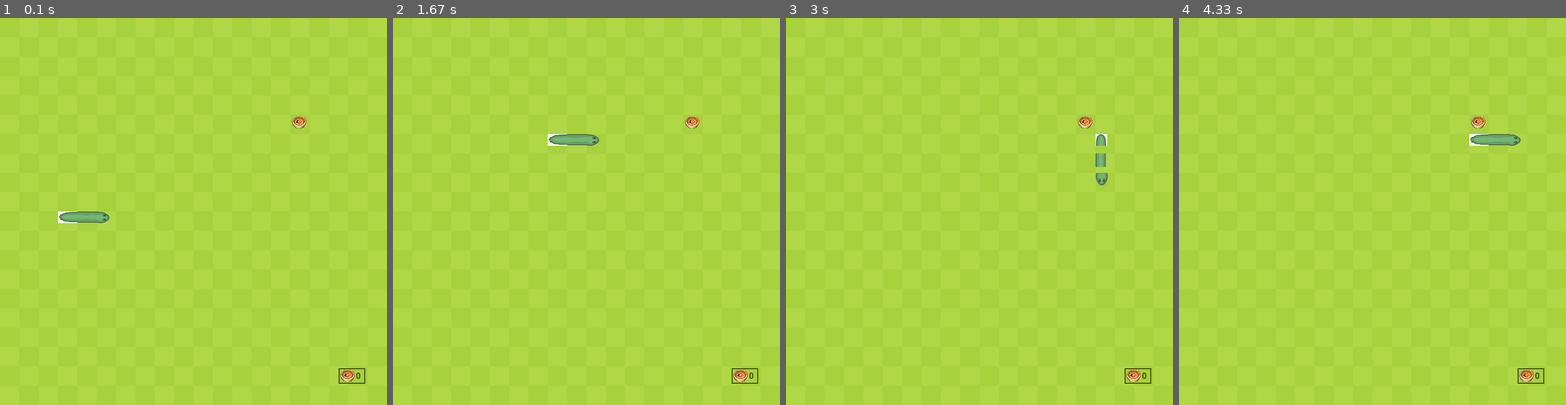
Above: before the commit, frames 1-4 (left to right).
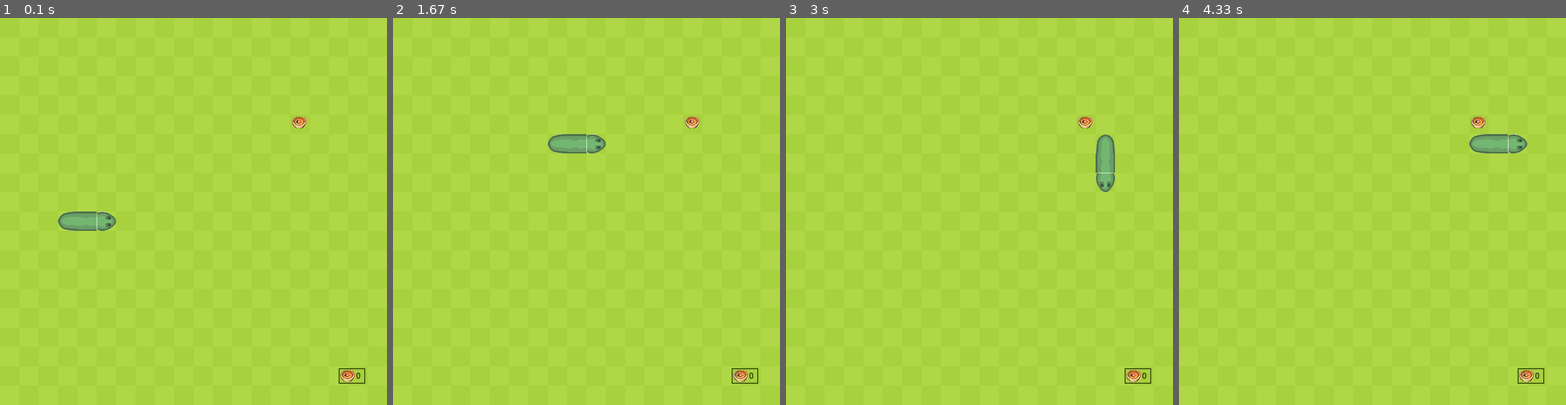
Above: after the commit, the same moments.

Repository: Matheusbarcellos1/Pygame-2021.2
Game: pygame game, started from tentativa_final.py
Same seed, same stepped clock (60 frames per second), same inputs: the game is played once before the commit and once after it.
Inputs:
- Up to frame 1 (0.1 s): no input
- Up to frame 2 (1.67 s): tap W at 0.33 s; hold Right 0.67-1.13 s; hold W 1.17-1.47 s; hold Right from 1.5 s (still down)
- Up to frame 3 (3 s): release Right at 1.97 s; hold A 2-2.53 s; hold Down 2.57-2.87 s; hold A from 2.9 s (still down)
- Up to frame 4 (4.33 s): release A at 3.3 s; hold Up 3.33-3.7 s; hold D from 3.73 s (still down)

The runs differ from the first frame. In frame 1, 0.5% of the frame differs, in the area x 15-30%, y 50-55%; in frame 2, 0.5%; in frame 3, 0.5%, in the area x 80-85%, y 30-45%; in frame 4, 0.5%.

Commit message:
corrigindo os SPRITES da cobra

Diff:
--- a/tela_inicial.py
+++ /dev/null
@@ -1,186 +0,0 @@
-import pygame, sys, random
-from pygame.constants import KEYDOWN
-from pygame.locals import *
-from config import *
-import sprites
-from os import *
-from pygame.math import *
-
-
-class Game:
-    def __init__(self):
-        # Criando a tela do jogo
-        pygame.init()
-        pygame.mixer.init()
-        self.window = pygame.display.set_mode(MEDIDAS_TELA)
-        pygame.display.set_caption(TITULO_JOGO)
-        self.relogio = pygame.time.Clock()
-        self.roda_jogo = True
-        self.fonte = pygame.font.match_font(FONTE)
-
-
-    def novo_jogo(self):
-        # Mexe nas sprites do jogo
-        self.all_sprites = pygame.sprite.Group()
-        self.rodar()
-
-
-    def rodar(self):
-        # While true do jogo
-        self.jogando = True
-        while self.jogando:
-            self.relogio.tick(FPS)
-            self.eventos()
-            self.atualizar_sprites()
-            self.desenhar_sprites()
-
-
-    def eventos(self):
-        # Define eventos no game
-        for event in pygame.event.get():
-            if event.type == pygame.QUIT:
-                if self.jogando:
-                    self.jogando == False
-                self.roda_jogo == False
-
-
-    def atualizar_sprites(self):
-        # Atualiza as sprites
-        self.all_sprites.update()
-
-
-    def desenhar_sprites(self):
-        # Desenha todas as sprites
-        self.window.fill(PRETO)
-        self.all_sprites.draw(self.window)
-        pygame.display.flip()
-
-
-    def carregar_arquivos(self):
-        # Carrega os arquivos (áudio, imagem,)
-        diretorio_imagem = path.join(getcwd(), 'imagens')
-        self.diretorio_audios = path.join(getcwd(), 'musica_sons') # '../' retorna uma pasta anterior fora da pasta atual
-        self.spritesheet = path.join(diretorio_imagem, SPRITESHEET)
-        self.pacsnake_logo = path.join(diretorio_imagem, PACSNAKE_LOGO)
-        self.pacsnake_logo = pygame.image.load(self.pacsnake_logo).convert() # Modificando o valor do atributo de str para imagem no pygame
-
-
-    def mostrar_texto(self, mensagem, tamanho, cor, x, y):
-        # Exibe um texto na tela do jogo
-        fonte = pygame.font.Font(self.fonte, tamanho)
-        mensagem = fonte.render(mensagem, True, cor)
-        mensagem_rect = mensagem.get_rect()
-        mensagem_rect.midtop = (x, y)       # Posiciona o texto nas coordenadas: (x, y)
-        self.window.blit(mensagem, mensagem_rect)
-
-
-    def mostrar_logo_inicio(self, x, y):
-        start_logo_rect = self.pacsnake_logo.get_rect()
-        start_logo_rect.midtop = (x, y)
-        img = pygame.transform.scale(self.pacsnake_logo, (LARGURA - 100, 300))
-        self.window.blit(img, (50, 0))
-
-
-    def mostrar_tela_inicio(self):
-        pygame.mixer.music.load(path.join(self.diretorio_audios, SOM_INICIO))
-        pygame.mixer.music.play()
-
-        self.mostrar_logo_inicio(LARGURA / 2, 20)
-
-        self.mostrar_texto('- Pressione algum botão para jogar -',
-                            35,
-                            AMARELO,
-                            LARGURA / 2,
-                            400
-                        )
-        self.mostrar_texto('Desenvolvido por Cleilton, Matheus e Tales.',
-                            15,
-                            BRANCO,
-                            LARGURA / 2,
-                            680
-                        )
-
-        pygame.display.flip()
-        self.esperar_por_jogador()
-
-
-    def musica_jogo(self):
-        pygame.mixer.music.set_volume(0.1)
-        pygame.mixer.music.load(path.join(self.diretorio_audios, SOM_JOGO))
-        pygame.mixer.music.play(-1)
-
-
-    def esperar_por_jogador(self):          # Espera até o jogador apertar a tecla para iniciar o jogo
-        esperando = True
-        while esperando:
-            self.relogio.tick(FPS)
-            for event in pygame.event.get():
-                if event.type == pygame.QUIT:
-                    esperando = False
-                    self.roda_jogo = False
-                if event.type == pygame.KEYUP:
-                    esperando = False
-                    pygame.mixer.music.stop()
-                    pygame.mixer.Sound(path.join(self.diretorio_audios, TECLA_INICIO)).play()
-
-
-    def update(self):
-        self.cobra.movimento_cobra()
-        self.colisao()
-
-
-    def desenha_elementos(self):
-        self.comida.desenhar_comida()
-        self.cobra.desenhar_cobra()
-
-
-    # Problema na colisão
-    def colisao(self):
-        if self.comida.pos == self.cobra.corpo[0]:
-            self.comida.aleatorio()
-            # self.cobra.adicionar_bloco()
-
-
-    def mostrar_tela_fim_de_jogo(self):
-        pass
-
-
-g = Game()
-comida = Comida()
-tempo = pygame.time.Clock()
-cobra = Cobra()
-ATUALIZA_TELA = pygame.USEREVENT # Modifica algum evento no jogo
-pygame.time.set_timer(ATUALIZA_TELA, 10)  #Velocidade constante da cobra
-
-# Inicia a tela e, após o usuário apertar uma tecla, entra na tela principal do jogo tocando a música
-g.mostrar_tela_inicio()
-pygame.display.update()
-
-g.musica_jogo()
-
-
-jogo_principal = Game()
-
-
-while g.roda_jogo:
-    for event in pygame.event.get():
-        if event.type == pygame.QUIT:           # Fecha a janela do jogo quando aperta no 'X' da tela
-            g.roda_jogo = False
-        if event.type == ATUALIZA_TELA:
-            jogo_principal.update()
-        if event.type == KEYDOWN:
-            if event.key == pygame.K_UP or event.key == pygame.K_w:
-                jogo_principal.cobra.direcao = Vector2(0, -2)
-            if event.key == pygame.K_DOWN or event.key == pygame.K_s:
-                jogo_principal.cobra.direcao = Vector2(0, 2)
-            if event.key == pygame.K_RIGHT or event.key == pygame.K_d:
-                jogo_principal.cobra.direcao = Vector2(2, 0)
-            if event.key == pygame.K_LEFT or event.key == pygame.K_a:
-                jogo_principal.cobra.direcao = Vector2(-2, 0)
-
-
-
-    JANELA.fill(PRETO)
-    jogo_principal.desenha_elementos()
-    pygame.display.update()
-    tempo.tick(60)
--- a/tentativa_final.py
+++ b/tentativa_final.py
@@ -26,6 +26,25 @@
         self.body_tr = pygame.image.load('imagens/body_tr.png').convert_alpha()
         self.body_br = pygame.image.load('imagens/body_br.png').convert_alpha()
         self.body_bl = pygame.image.load('imagens/body_bl.png').convert_alpha()
+
+        # Alterando escalas de todas as imagens
+        self.head_up = pygame.transform.scale(self.head_up, (cell_size, cell_size))
+        self.head_down = pygame.transform.scale(self.head_down, (cell_size, cell_size))
+        self.head_right = pygame.transform.scale(self.head_right, (cell_size, cell_size))
+        self.head_left = pygame.transform.scale(self.head_left, (cell_size, cell_size))
+
+        self.tail_up = pygame.transform.scale(self.tail_up, (cell_size, cell_size))
+        self.tail_down = pygame.transform.scale(self.tail_down, (cell_size, cell_size))
+        self.tail_right = pygame.transform.scale(self.tail_right, (cell_size, cell_size))
+        self.tail_left = pygame.transform.scale(self.tail_left, (cell_size, cell_size))
+
+        self.body_vertical = pygame.transform.scale(self.body_vertical, (cell_size, cell_size))
+        self.body_horizontal = pygame.transform.scale(self.body_horizontal, (cell_size, cell_size))
+
+        self.body_tl = pygame.transform.scale(self.body_tl, (cell_size, cell_size))
+        self.body_tr = pygame.transform.scale(self.body_tr, (cell_size, cell_size))
+        self.body_br = pygame.transform.scale(self.body_br, (cell_size, cell_size))
+        self.body_bl = pygame.transform.scale(self.body_bl, (cell_size, cell_size))
 
         # Jogo principal
         self.crunch_sound = pygame.mixer.Sound('musica_sons/cobra_comendo.wav')
@@ -123,6 +142,7 @@
         self.y = random.randint(0, cell_number - 2)
         self.pos = Vector2(self.x, self.y)
 
+
 class MAIN():
     def __init__(self):
         self.snake = SNAKE()
@@ -202,6 +222,7 @@
 pygame.time.set_timer(SCREEN_UPDATE, 150)
 
 main_game = MAIN()
+
 
 while True:
     for event in pygame.event.get():
Binary file changed: imagens/body_bl.png
Binary file changed: imagens/body_br.png
Binary file changed: imagens/body_horizontal.png
Binary file changed: imagens/body_tl.png
Binary file changed: imagens/body_tr.png
Binary file changed: imagens/body_vertical.png
Binary file changed: imagens/head_down.png
Binary file changed: imagens/head_left.png
Binary file changed: imagens/head_right.png
Binary file changed: imagens/head_up.png
Binary file added: imagens/pacman.png
Binary file added: imagens/snake.png
(and 4 more such lines)
